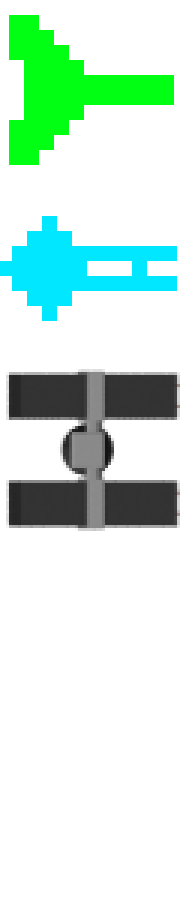
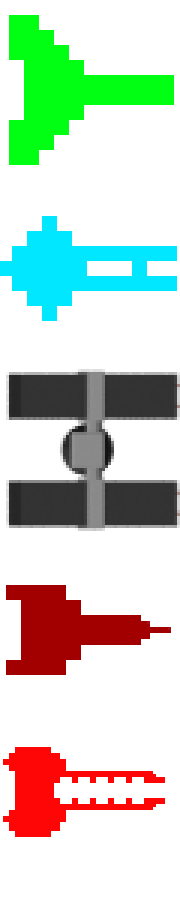
Layers edited between the first and the second 180×900 image:
added layer "Layer 40" above "Layer 35" over <box>3,747,165,837</box>
added layer "Layer 35" above "Layer 34" over <box>6,585,171,675</box>
